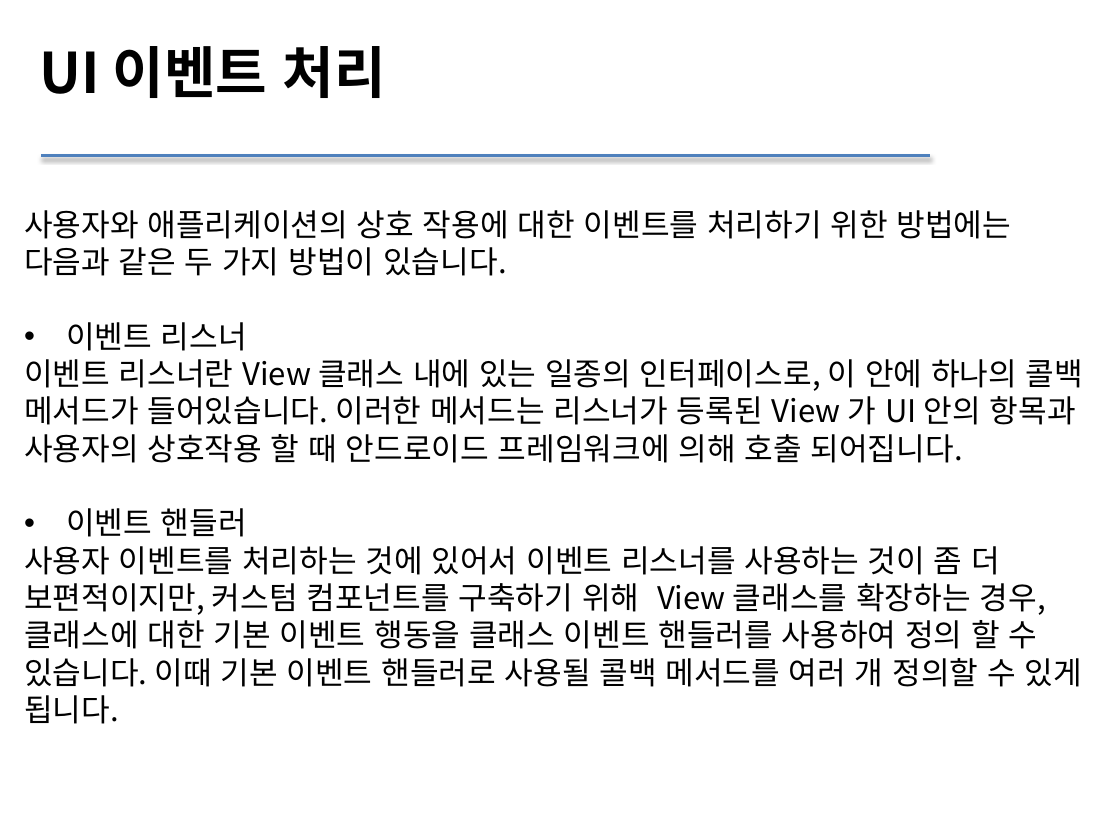
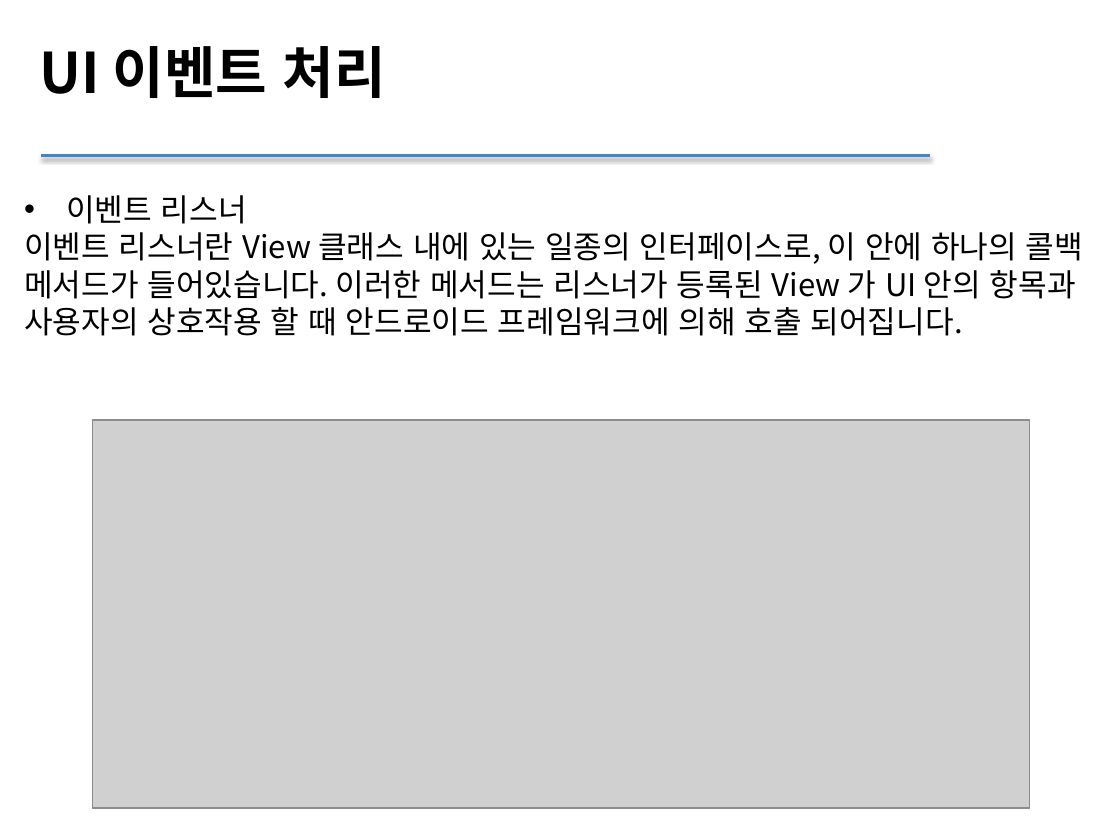
Before and after one commit to sc545/Beacon, a slide deck: slide 8 of 안드로이드 UI.pptx. Drawn at 1120x840 pixels with LibreOffice and Linux fonts; fonts in the diff are those of the drawing; grey boxes stand for pictures. Boxes give left, top, right and bottom in pixels: in the first picture for what was removed or moved away, otherwise in the second. Text is boxed around its words. In the diff, an @@ line names an element or a change of style, - is before the commit and + after.

Commit message:
3 항목 코드 설명

```diff
--- a/안드로이드 UI.pptx
+++ b/안드로이드 UI.pptx
@@ text "이벤트 리스너" moved from (x1=24, y1=210, x2=1083, y2=724) to (x1=24, y1=195, x2=1083, y2=336) @@
@@ text at (x1=24, y1=210, x2=1012, y2=276): paragraph removed @@
-사용자와 애플리케이션의 상호 작용에 대한 이벤트를 처리하기 위한 방법에는 다음과 같은 두 가지 방법이 있습니다.
@@ picture added at (x1=93, y1=420, x2=1030, y2=808) @@
@@ text at (x1=24, y1=508, x2=1081, y2=724): paragraphs removed @@
-• 이벤트 핸들러
-사용자 이벤트를 처리하는 것에 있어서 이벤트 리스너를 사용하는 것이 좀 더 보편적이지만, 커스텀 컴포넌트를 구축하기 위해 View 클래스를 확장하는 경우, 클래스에 대한 기본 이벤트 행동을 클래스 이벤트 핸들러를 사용하여 정의 할 수 있습니다. 이때 기본 이벤트 핸들러로 사용될 콜백 메서드를 여러 개 정의할 수 있게 됩니다.
```
Also in this commit, not shown: 7 other slides changed, 6 slides added, 17 slides removed, 17 other files.
